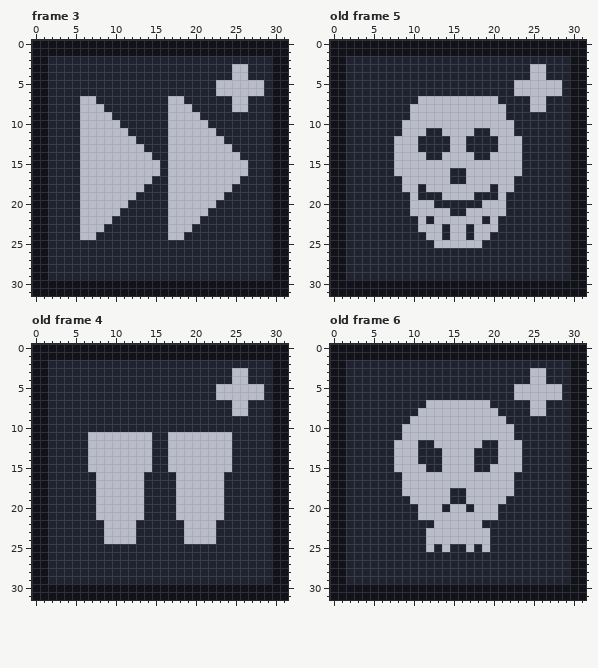
Edited in one commit: pixel-art file (Assets/Project/Game/Runtime/Art/Aseprite Files/32x32.aseprite). That is the earlier state.
32x32 pixels, 6 frames. Shown: frame 3, old frame 5, old frame 4, old frame 6. The commit also changed other frames, which this record leaves out.
After:
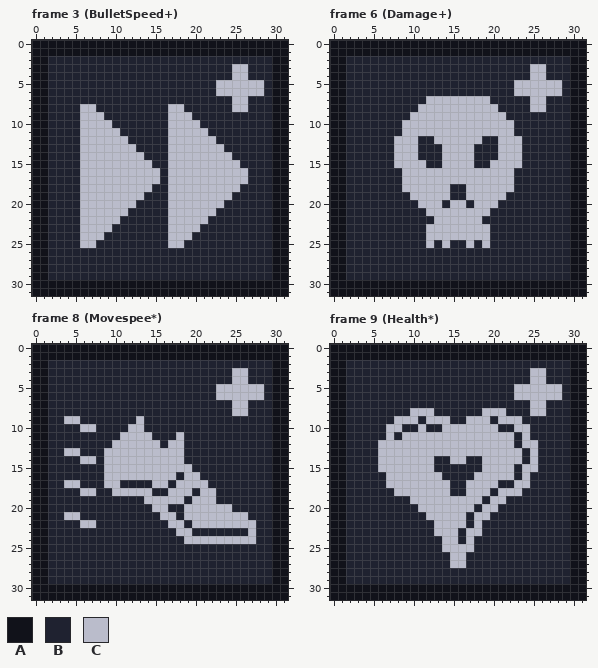
Palette (. is transparent): A #11121a  B #1f2230  C #babccb
A new or re-ordered frame is compared with the old frame closest to it.
Changes in this commit:
frames 6 -> 13
Changed rows in their new state; - is an unchanged pixel.
Frame 3 (BulletSpeed+), layer "Layer 2":
first column x 6:
 7 BB---------BB--------
 8 --B----------B-------
 9 ---B----------B------
10 ----B----------B-----
11 -----B----------B----
12 ------B----------B---
13 -------B----------B--
14 --------B----------B-
15 ---------B----------B
17 ---------C----------C
18 --------C----------C-
19 -------C----------C--
20 ------C----------C---
21 -----C----------C----
22 ----C----------C-----
23 ---C----------C------
24 --C----------C-------
25 CC---------CC--------
Frame 6 (Damage+) against old frame 5, layer "Layer 2":
first column x 8:
 7 ---B--------B---
 8 --B----------B--
11 ----CC----CC----
12 -----CC--CC-----
13 ------C--C------
14 ---B--------B---
15 ----BB----BB----
16 B------CC------B
17 -------CC-------
18 ---C---BB---C---
19 ---CCC-BB-CCC---
20 --B--C-CC-C--B--
21 --BB---CC---BB--
22 ---B--------B---
23 ---B--C--C--B---
24 ------C--C------
25 ----CB-BB-BC----
Frame 8 (Movespee*) is new; against old frame 4, layer "Layer 2":
first column x 4:
 9 CC-------C--------------
10 --CC----CC--------------
11 ---BBBB------B-BBBBBB---
12 ---BBB-----C---BBBBBB---
13 CC-BB------CC--BBBBBB---
14 --C-B------CC--BBBBBB---
15 ---BB------CC---BBBBB---
16 ----B-----CCCCB--BBB----
17 CC--B--BBB-CC-----BB----
18 --CCBB----C--C--B--B----
19 ----BBBBBBCCCC-B---B----
20 ----BBBBBB-CC-B-----C---
21 CC--BBBBBB--CCB-----CCC-
22 --CC-BBBB----CCB---CCCCC
23 -----BBBB-----C-BBB----C
24 -----BBBB----------CCCCC
Frame 9 (Health*) is new; against old frame 6, layer "Layer 2":
first column x 6:
 7 ------BBBBBBBB------
 8 ----C--BBBBBB--C----
 9 --CC-B---BB---B-CC--
10 -CCBB-BB-------BBCC-
11 -C----------------C-
12 CC---CC------CC--BCC
13 CC---CCC----CCC----C
14 CC---CC-B--B-CC----C
15 CC----C-BBBB-C---BCC
16 -CC-----BBBB------C-
17 -CC------BB----BBCC-
18 --C-----------B--C--
19 ---------CC--B------
20 --------C--CB-------
21 -----B-----B--B-----
22 -----------B--------
23 ------B---B--B------
24 ------BB--B-BB------
25 ------B--CC--B------
26 ---------CC---------
27 ---------CC---------
Pixel boxes of the changes (left, top, right, bottom) in both pictures:
changed: (80, 96, 160, 248)
changed: (168, 96, 248, 248)
changed: (394, 96, 522, 248)
changed: (64, 416, 256, 544)
changed: (378, 400, 538, 568)
